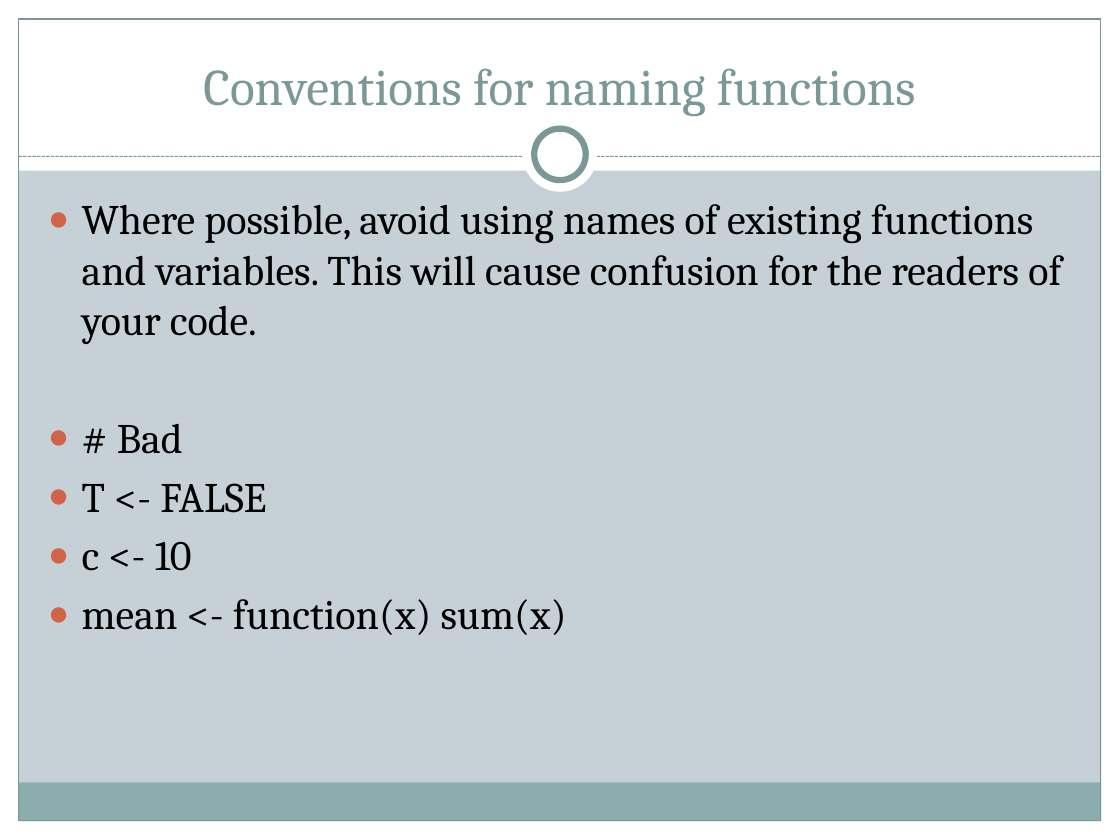
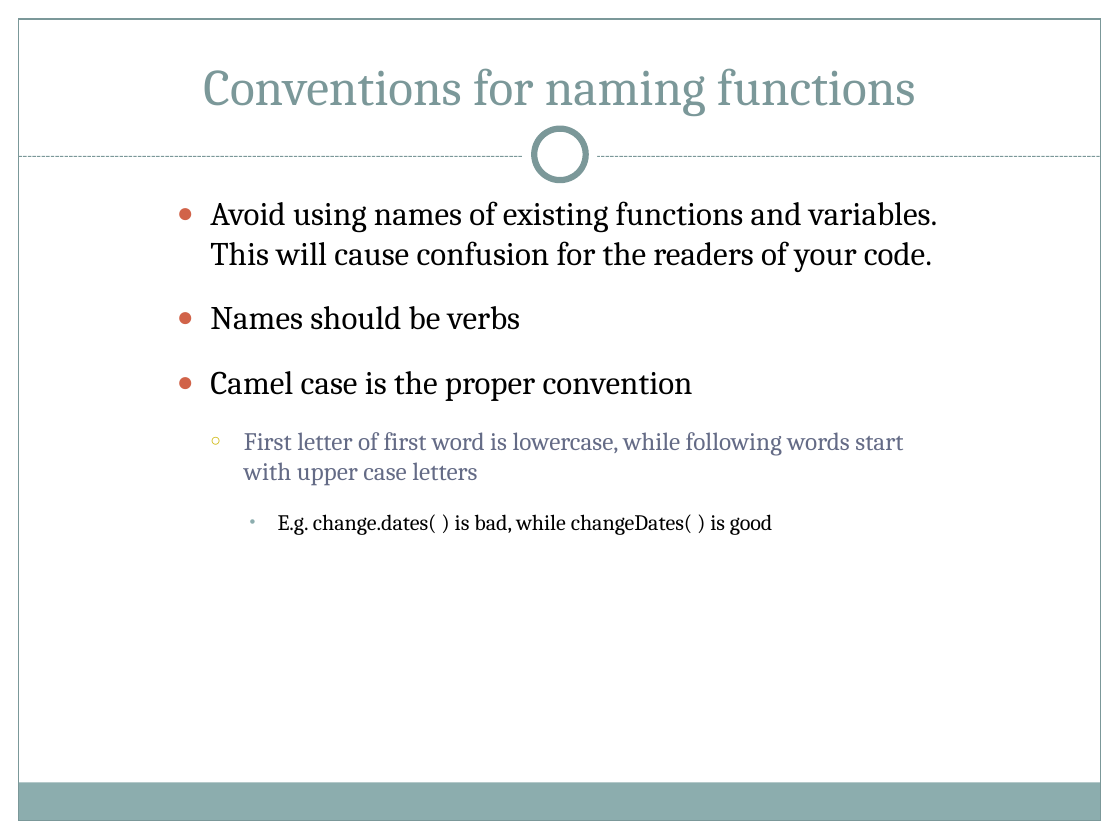
Before and after one commit to roxannebeauclair/RepoWorkFlow, a slide deck: slide 24 of Documents/Presentation Slides/Reproducible reports Delva Group Seminar 29 Feb to 04 March.pptx (slide 20 before the commit). Drawn at 1120x840 pixels with LibreOffice and Linux fonts; fonts in the diff are those of the drawing. Boxes give left, top, right and bottom in pixels: in the first picture for what was removed or moved away, otherwise in the second. Text is boxed around its words. In the diff, an @@ line names an element or a change of style, - is before the commit and + after.

```diff
--- a/Documents/Presentation Slides/Reproducible reports Delva Group Seminar 29 Feb to 04 March.pptx
+++ b/Documents/Presentation Slides/Reproducible reports Delva Group Seminar 29 Feb to 04 March.pptx
@@ background #C5D1D7 to #FFFFFF @@
@@ text at [210,201,937,535]: text changed; size 27 to 21.2 pt @@
-● Where possible, avoid using names of existing functions and variables. This will cause confusion for the readers of your code.
-● # Bad
-● T <- FALSE
-● c <- 10
-● mean <- function(x) sum(x)
+● Avoid using names of existing functions and variables. This will cause confusion for the readers of your code.
+● Names should be verbs
+● Camel case is the proper convention
+  ○ First letter of first word is lowercase, while following words start with upper case letters
+    • E.g. change.dates( ) is bad, while changeDates( ) is good
```
Also in this commit, not shown: 12 other slides changed, 4 slides added, 7 other files.
